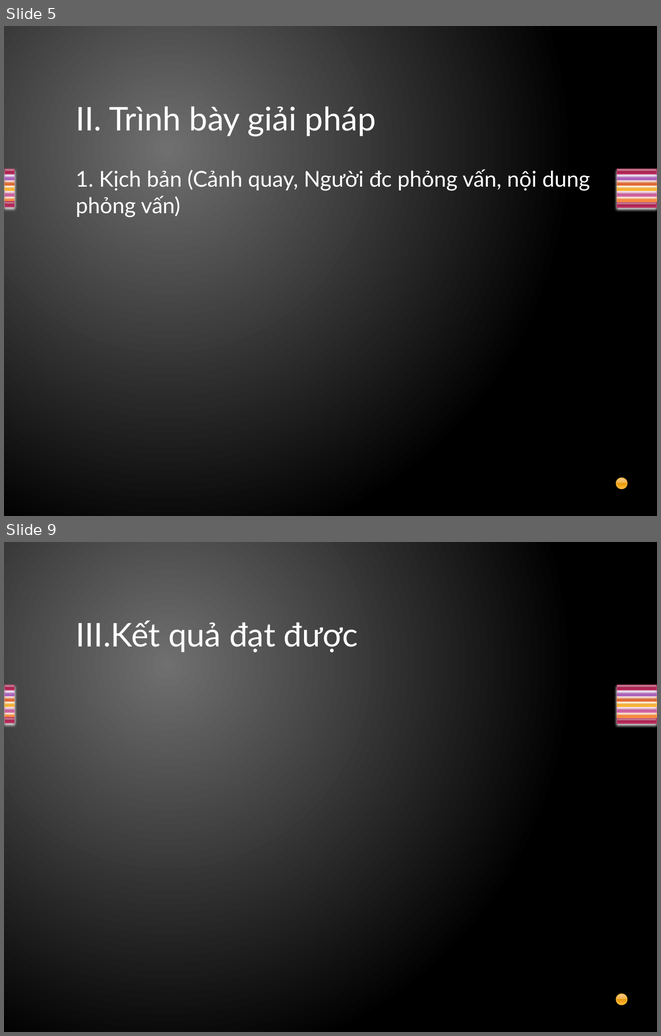
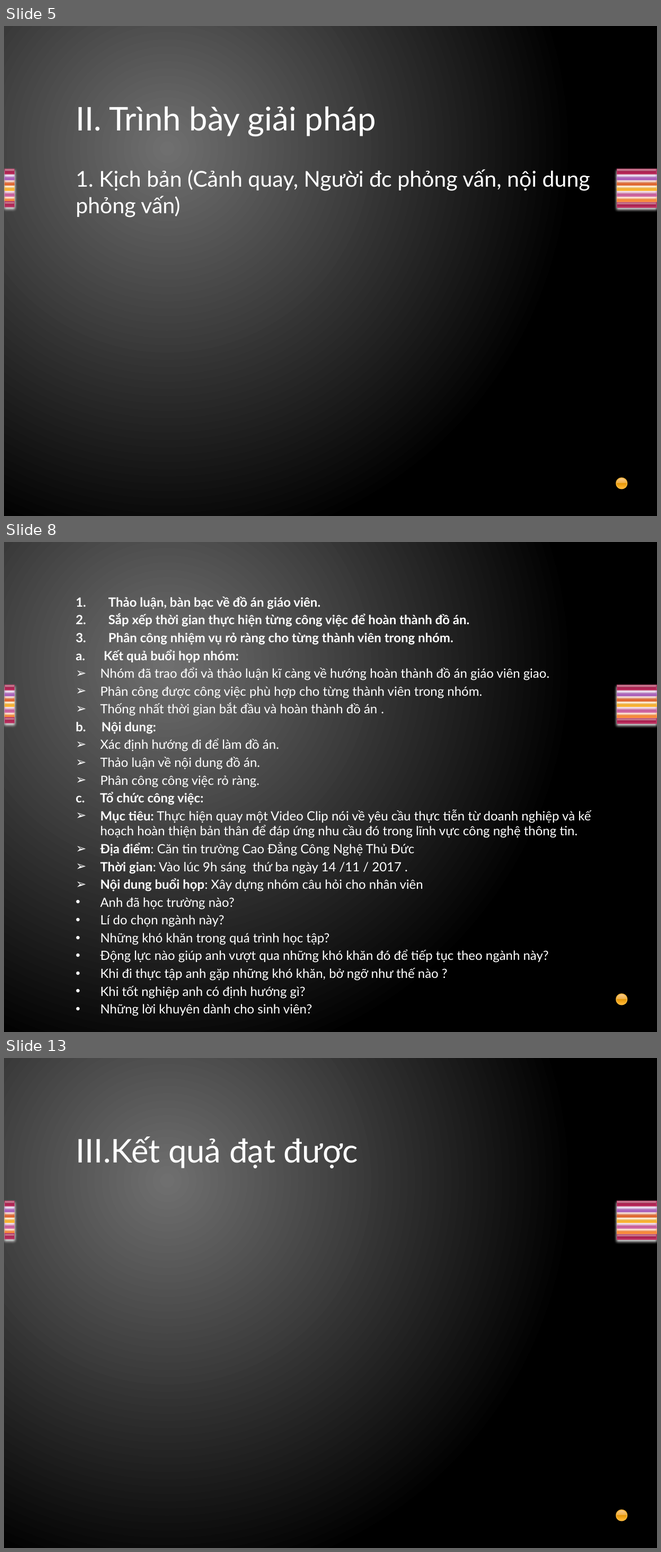
Before and after one commit to thanhphat147/Nhom3nmcntt2017, a slide deck: Nhóm 3.pptx. Shown one above the other, each under a label of ours: slides 5 and 9 before the commit, slides 5, 8 and 13 after it; the slides between them are not shown. The pictures are 661x1036 and 661x1552 pixels, drawn with LibreOffice and Linux fonts; fonts in the diff are those of the drawing. Boxes give left, top, right and bottom in pixels: in the first picture for what was removed or moved away, otherwise in the second. Text is boxed around its words. In the diff, an @@ line names an element or a change of style, - is before the commit and + after.

Commit message:
Chỉnh sửa File PP
by Thành Phát

```diff
--- a/Nhóm 3.pptx
+++ b/Nhóm 3.pptx
@@ slide 8 added at box(4, 542, 657, 1032), background gradient #707070 to #000000; not listed: 15 template elements that a slide beside it also shows @@
@@ text added at box(100, 597, 591, 980), 14 pt, text #FFFFFF @@
+1. Thảo luận, bàn bạc về đồ án giáo viên.
+2. Sắp xếp thời gian thực hiện từng công việc để hoàn thành đồ án.
+3. Phân công nhiệm vụ rỏ ràng cho từng thành viên trong nhóm.
+a. Kết quả buổi họp nhóm:
+➢ Nhóm đã trao đổi và thảo luận kĩ càng về hướng hoàn thành đồ án giáo viên giao.
+➢ Phân công được công việc phù hợp cho từng thành viên trong nhóm.
+➢ Thống nhất thời gian bắt đầu và hoàn thành đồ án .
+b. Nội dung:
+➢ Xác định hướng đi để làm đồ án.
+➢ Thảo luận về nội dung đồ án.
+➢ Phân công công việc rỏ ràng.
+c. Tổ chức công việc:
+➢ Mục tiêu: Thực hiện quay một Video Clip nói về yêu cầu thực tiễn từ doanh nghiệp và kế hoạch hoàn thiện bản thân để đáp ứng nhu cầu đó trong lĩnh vực công nghệ thông tin.
+➢ Địa điểm: Căn tin trường Cao Đẳng Công Nghệ Thủ Đức
+➢ Thời gian: Vào lúc 9h sáng thứ ba ngày 14 /11 / 2017 .
+➢ Nội dung buổi họp: Xây dựng nhóm câu hỏi cho nhân viên
+• Anh đã học trường nào?
+• Lí do chọn ngành này?
+• Những khó khăn trong quá trình học tập?
+• Động lực nào giúp anh vượt qua những khó khăn đó để tiếp tục theo ngành này?
+• Khi đi thực tập anh gặp những khó khăn, bở ngỡ như thế nào ?
+• Khi tốt nghiệp anh có định hướng gì?
+• Những lời khuyên dành cho sinh viên?
@@ what was slide 9 is now slide 13 @@
```
Also in this commit, not shown: 1 slide changed, 4 other slides added, 1 slide removed.
